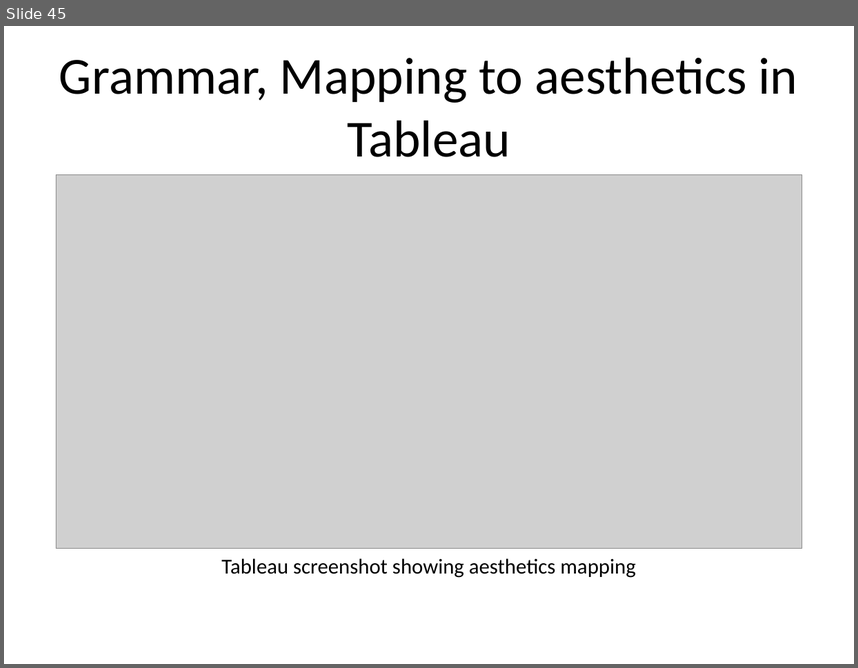
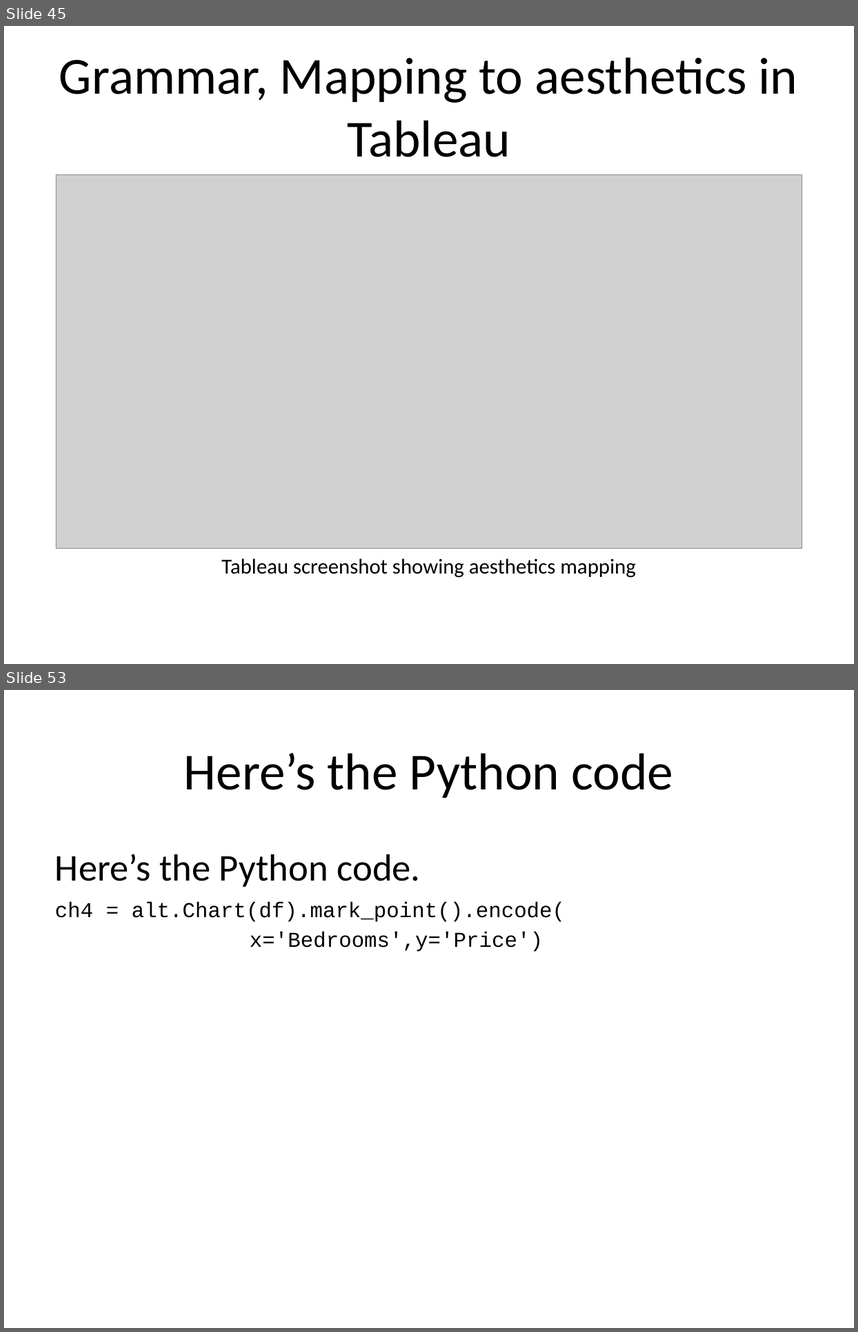
Before and after one commit to pmean/data-visualization, a slide deck: data-viz-01/src/complete-lecture.pptx. Shown one above the other, each under a label of ours: slide 45 before the commit, slides 45 and 53 after it; the slides between them are not shown. The pictures are 858x668 and 858x1332 pixels, drawn with LibreOffice and Linux fonts; fonts in the diff are those of the drawing; grey boxes stand for pictures. Boxes give left, top, right and bottom in pixels: in the first picture for what was removed or moved away, otherwise in the second. Text is boxed around its words. In the diff, an @@ line names an element or a change of style, - is before the commit and + after.

```diff
--- a/data-viz-01/src/complete-lecture.pptx
+++ b/data-viz-01/src/complete-lecture.pptx
@@ slide 53 added at box(4, 690, 854, 1328), background #FFFFFF @@
@@ title added at box(184, 753, 673, 798), 44 pt, text #000000 @@
+Here’s the Python code
@@ text added at box(55, 854, 565, 952), 18 pt, text #000000 @@
+Here’s the Python code.
+ch4 = alt.Chart(df).mark_point().encode(
+x='Bedrooms',y='Price')
```
Also in this commit, not shown: 36 other slides added, 22 other files.
